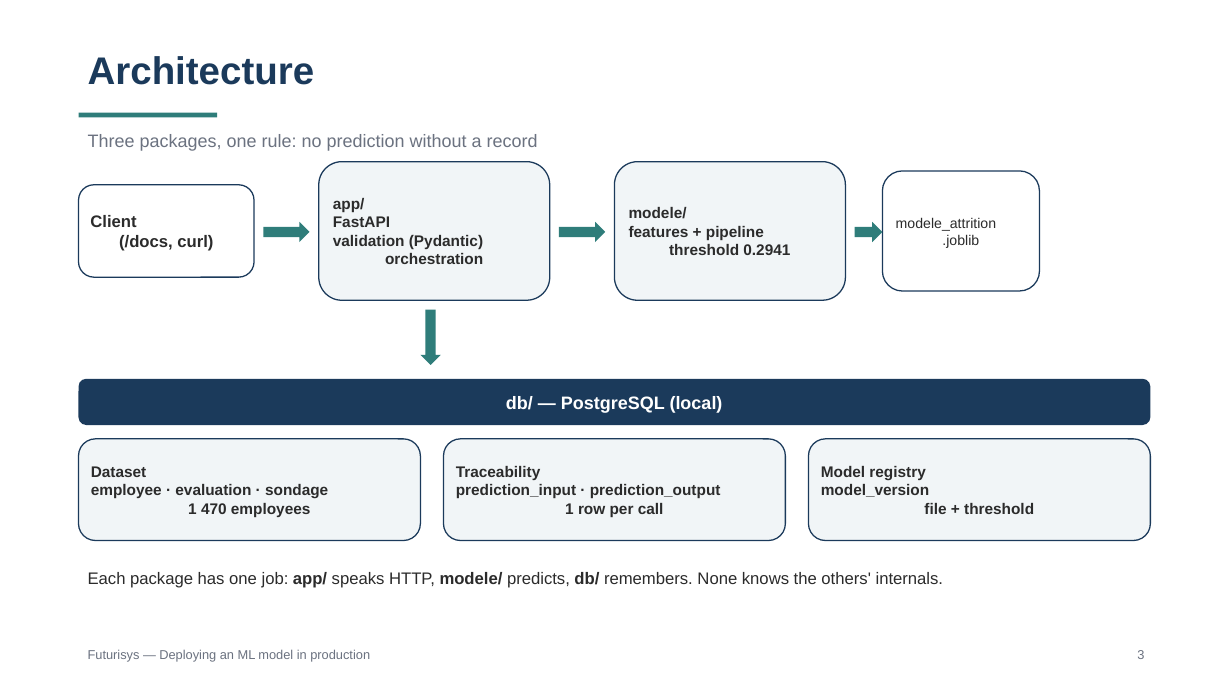
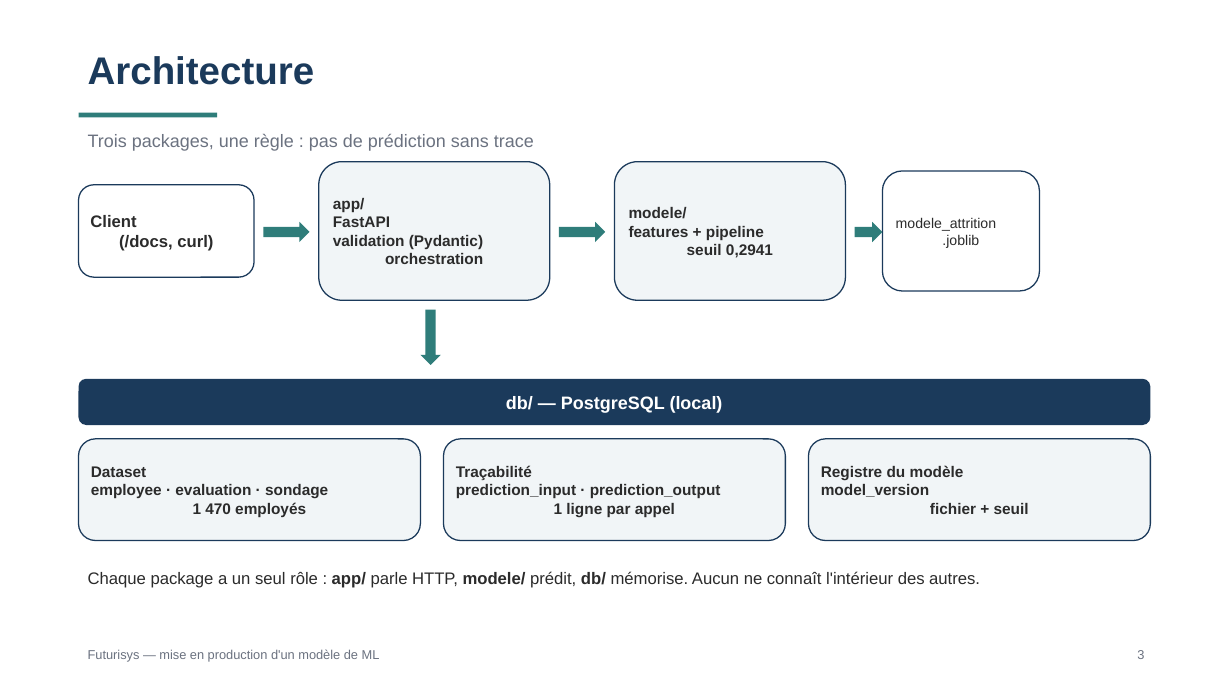
Before and after one commit to ankim21/Projet5_DEPLOYMENTML, a slide deck: slide 4 of docs/presentation_futurisys.pptx. Drawn at 1232x693 pixels with LibreOffice and Linux fonts; fonts in the diff are those of the drawing. Boxes give left, top, right and bottom in pixels: in the first picture for what was removed or moved away, otherwise in the second. Text is boxed around its words. In the diff, an @@ line names an element or a change of style, - is before the commit and + after.

```diff
--- a/docs/presentation_futurisys.pptx
+++ b/docs/presentation_futurisys.pptx
@@ text at [88, 134, 534, 151]: text changed @@
-Three packages, one rule: no prediction without a record
+Trois packages, une règle : pas de prédiction sans trace
@@ text in rounded rectangle at [629, 207, 773, 258]: text changed @@
-modele/
-features + pipeline
-threshold 0.2941
+modele/
+features + pipeline
+seuil 0,2941
@@ text in rounded rectangle at [91, 466, 328, 517]: text changed @@
-Dataset
-employee · evaluation · sondage
-1 470 employees
+Dataset
+employee · evaluation · sondage
+1 470 employés
@@ text in rounded rectangle at [456, 465, 721, 517]: text changed @@
-Traceability
-prediction_input · prediction_output
-1 row per call
+Traçabilité
+prediction_input · prediction_output
+1 ligne par appel
@@ text in rounded rectangle at [821, 465, 1029, 514]: text changed @@
-Model registry
-model_version
-file + threshold
+Registre du modèle
+model_version
+fichier + seuil
@@ text at [88, 571, 980, 588]: text changed @@
-Each package has one job: app/ speaks HTTP, modele/ predicts, db/ remembers. None knows the others' internals.
+Chaque package a un seul rôle : app/ parle HTTP, modele/ prédit, db/ mémorise. Aucun ne connaît l'intérieur des autres.
@@ text at [88, 649, 380, 662]: text changed @@
-Futurisys — Deploying an ML model in production
+Futurisys — mise en production d'un modèle de ML
```
Also in this commit, not shown: 15 other slides changed, 2 slides added, 2 slides removed.
